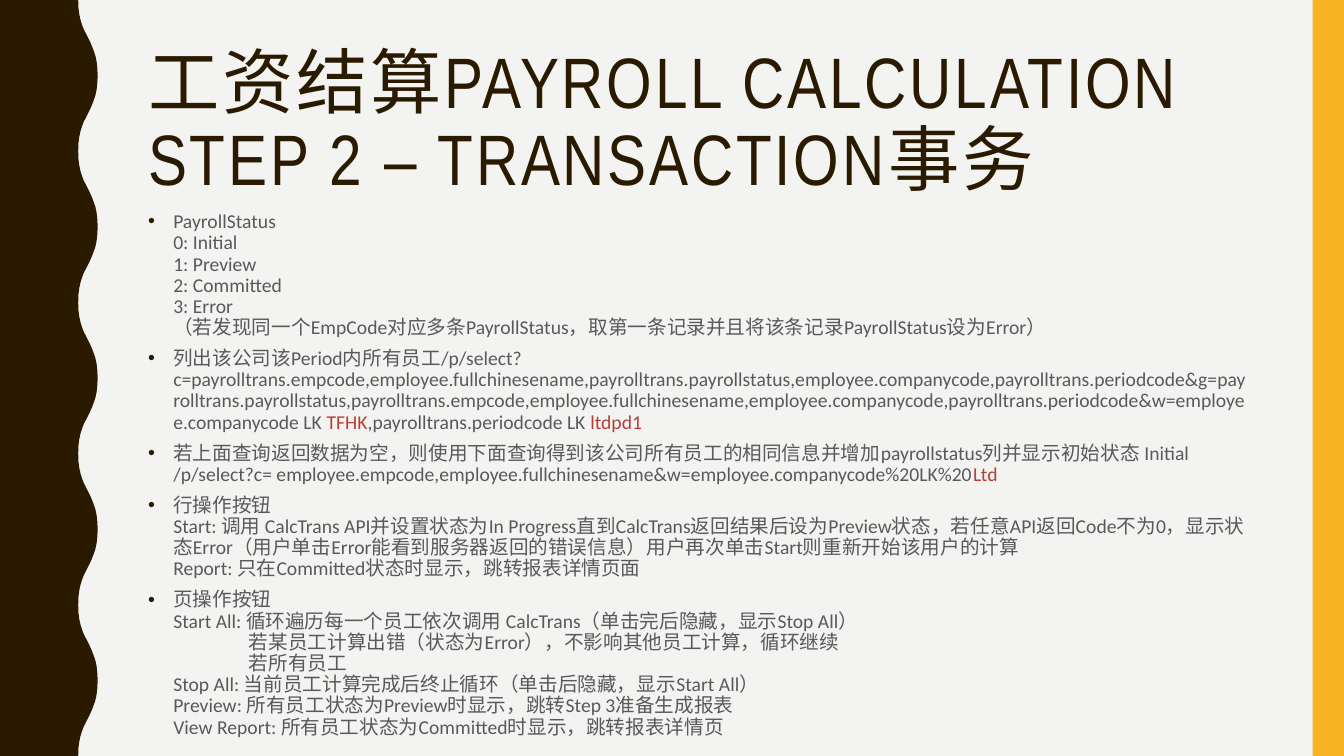
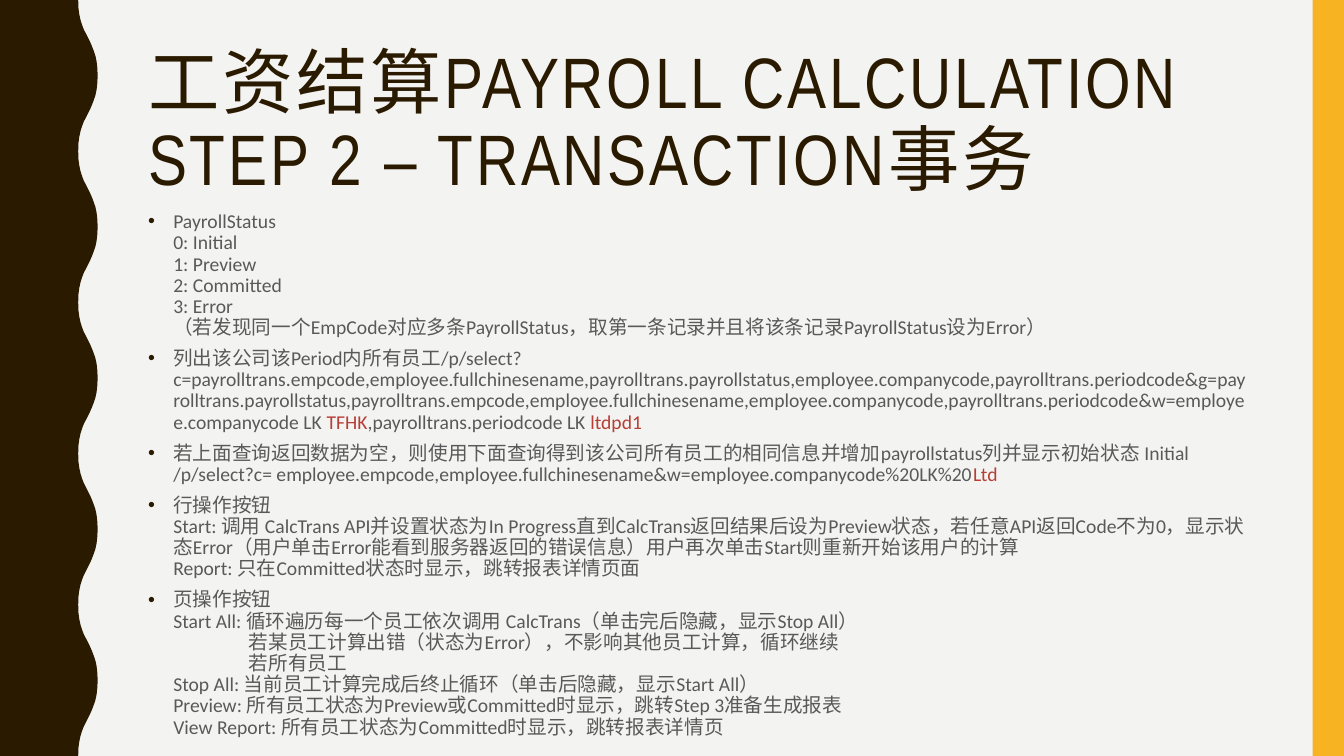
Before and after one commit to payrolls/payrolls.github.io, a slide deck: slide 11 of doc/Payroll Web UI.pptx. Drawn at 1344x756 pixels with LibreOffice and Linux fonts; fonts in the diff are those of the drawing. Boxes give left, top, right and bottom in pixels: in the first picture for what was removed or moved away, otherwise in the second. Text is boxed around its words. In the diff, an @@ line names an element or a change of style, - is before the commit and + after.

Commit message:
button text change

```diff
--- a/doc/Payroll Web UI.pptx
+++ b/doc/Payroll Web UI.pptx
@@ text at box(173, 589, 858, 737): text changed @@
-• 页操作按钮
-  Start All: 循环遍历每一个员工依次调用 CalcTrans（单击完后隐藏，显示Stop All）
-  若某员工计算出错（状态为Error），不影响其他员工计算，循环继续
-  若所有员工
-  Stop All: 当前员工计算完成后终止循环（单击后隐藏，显示Start All）
-  Preview: 所有员工状态为Preview时显示，跳转Step 3准备生成报表
-  View Report: 所有员工状态为Committed时显示，跳转报表详情页
+• 页操作按钮
+  Start All: 循环遍历每一个员工依次调用 CalcTrans（单击完后隐藏，显示Stop All）
+  若某员工计算出错（状态为Error），不影响其他员工计算，循环继续
+  若所有员工
+  Stop All: 当前员工计算完成后终止循环（单击后隐藏，显示Start All）
+  Preview: 所有员工状态为Preview或Committed时显示，跳转Step 3准备生成报表
+  View Report: 所有员工状态为Committed时显示，跳转报表详情页
```
Also in this commit, not shown: 1 other slide changed.
